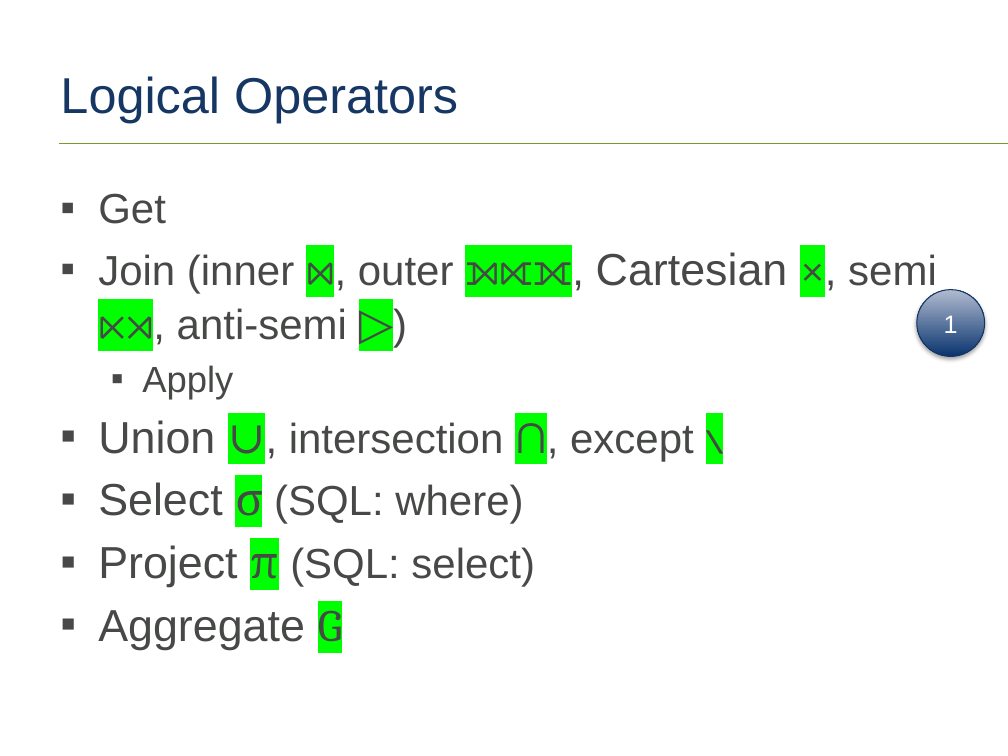
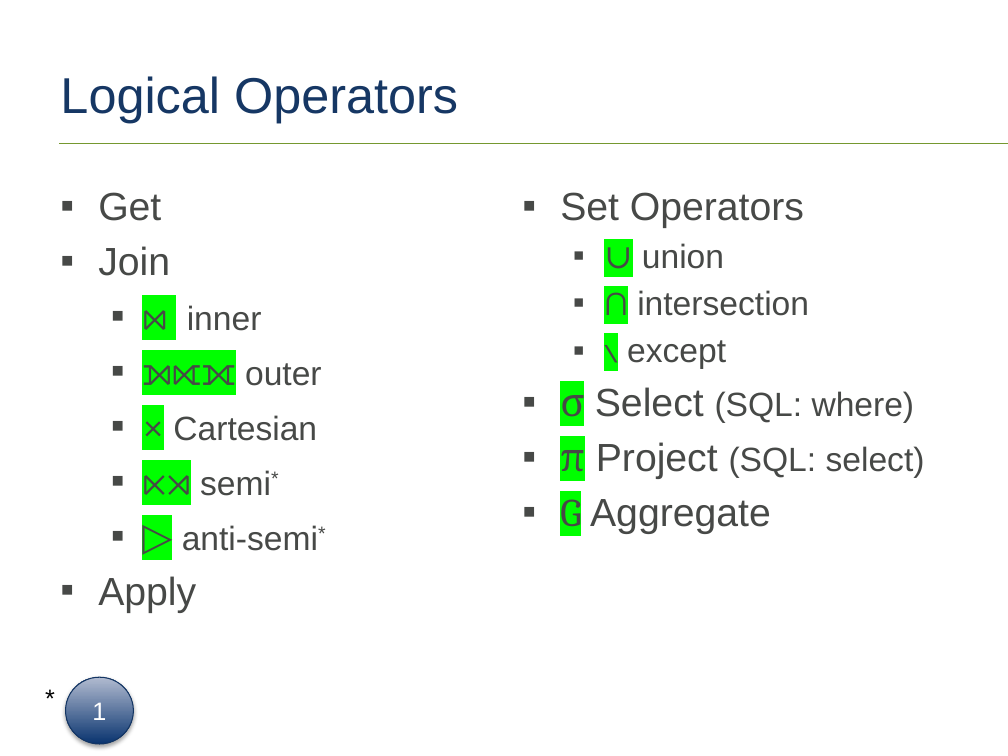
Before and after one commit to tf3604/OptimizerPresentation, a slide deck: slide 25 of Optimizer.pptx (slide 26 before the commit). Drawn at 1008x756 pixels with LibreOffice and Linux fonts; fonts in the diff are those of the drawing; background and template pictures are left out. Boxes give left, top, right and bottom in pixels: in the first picture for what was removed or moved away, otherwise in the second. Text is boxed around its words. In the diff, an @@ line names an element or a change of style, - is before the commit and + after.

```diff
--- a/Optimizer.pptx
+++ b/Optimizer.pptx
@@ text at box(98, 192, 196, 613): size 30 to 28 pt in "Get"; size 26 to 28 pt in "Apply"; list level 2 to 1 in "Apply" @@
@@ text added at box(560, 192, 925, 534), 24 pt, text #474947 @@
+▪ Set Operators
+  ▪ ∪ union
+  ▪ ∩ intersection
+  ▪ ∖ except
+▪ σ Select (SQL: where)
+▪ π Project (SQL: select)
+▪ G Aggregate
@@ text at box(98, 246, 322, 551): text changed; size 30 to 24 pt @@
-▪ Join (inner ⋈, outer ⟕⟖⟗, Cartesian ×, semi ⋉⋊, anti-semi ▷)
+▪ Join
+  ▪ ⋈ inner
+  ▪ ⟕⟖⟗ outer
+  ▪ × Cartesian
+  ▪ ⋉⋊ semi*
+  ▪ ▷ anti-semi*
@@ text at box(98, 420, 694, 650): paragraphs removed @@
-▪ Union ∪, intersection ∩, except ∖
-▪ Select σ (SQL: where)
-▪ Project π (SQL: select)
-▪ Aggregate G
@@ text added at box(35, 677, 66, 718), 18 pt, text #000000 @@
+*
@@ ellipse "1": place and size @@
-ellipse "1" at box(916, 289, 984, 356)
+ellipse "1" at box(66, 677, 133, 744)
```
Also in this commit, not shown: 2 other slides changed, 1 slide removed, 1 other file.
